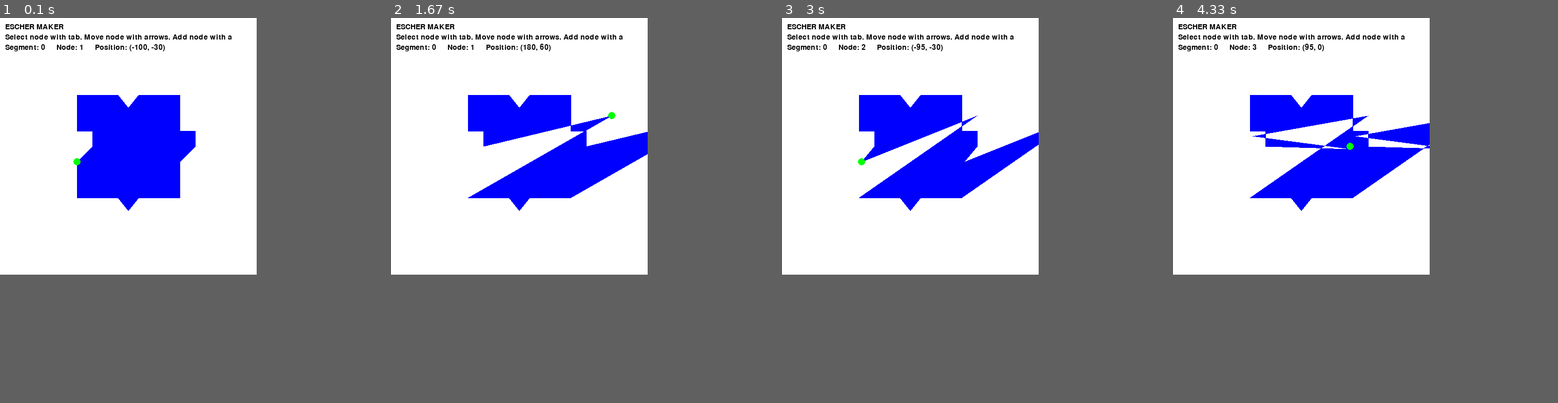
Above: before the commit, frames 1-4 (left to right).
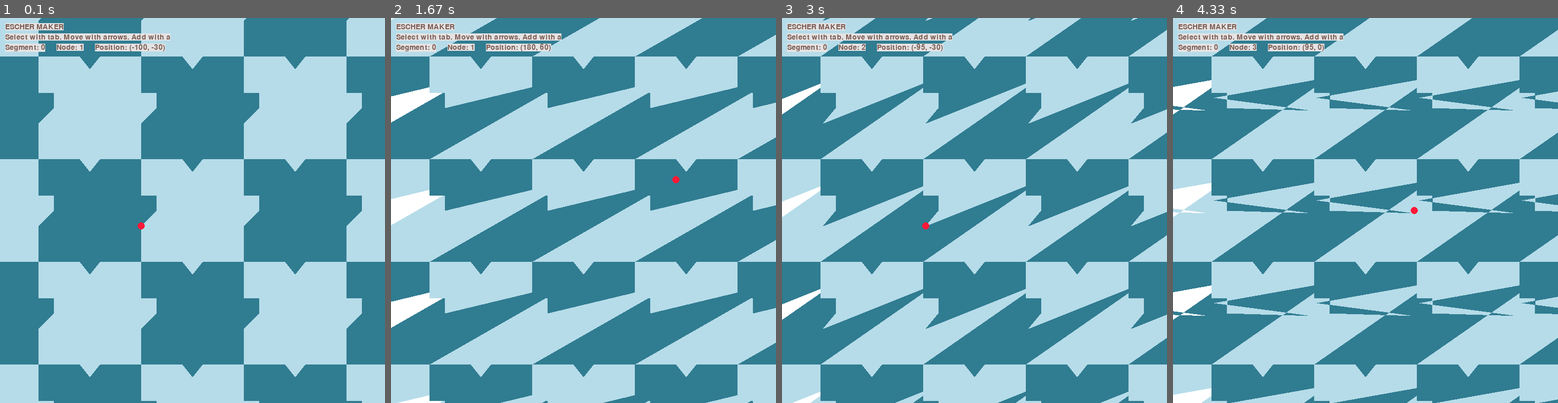
Above: after the commit, the same moments.

Repository: TripleDotDaniel/Escher-maker
Game: pygame game, started from escher-pygame.py
The game is run twice, just before and just after one commit, with the same random seed, the same clock (stepped at 60 frames per second) and the same inputs.
Inputs:
- Up to frame 1 (0.1 s): no input
- Up to frame 2 (1.67 s): hold Right 0.33-0.8 s; hold Up 0.83-1.13 s; hold Right 1.17-1.63 s
- Up to frame 3 (3 s): hold Left 1.67-2.2 s; tap A at 1.82 s; hold Down 2.23-2.53 s; hold Left 2.57-2.97 s
- Up to frame 4 (4.33 s): hold Up 3-3.37 s; tap A at 3.15 s; hold Right 3.4-4.03 s; hold Down from 4.07 s (still down)
In our replay, the window is 500x500 before the commit and 750x750 after it. These sizes can differ from the game's own. Grey fills any space a smaller window leaves; there, only what the larger window draws over its background counts as a difference.

The runs differ from the first frame. In frame 1, 72% of the frame differs, in the area x 0-100%, y 0-100%; in frame 2, 70%; in frame 3, 71%; in frame 4, 71%.

Commit message:
Added repeating background and pastel colors

Diff:
--- a/escher-pygame.py
+++ b/escher-pygame.py
@@ -111,19 +111,28 @@
 # Pygame
 from pygame.locals import (K_UP, K_DOWN, K_LEFT, K_RIGHT, K_a, K_ESCAPE, K_TAB, KEYDOWN, QUIT)
 pygame.init()
-screen = pygame.display.set_mode([500, 500])
+screen = pygame.display.set_mode([750, 750])
 clock = pygame.time.Clock()
 
 # Set colors
+#black = (0,0,0)
+#green = (0,255,0)
+#blue = (0,0,255)
+#greybrown = (139,146,154)
+
 white = (255,255,255)
-black = (0,0,0)
-red = (255,0,0)
-green = (0,255,0)
-blue = (0,0,255)
+red = (255,25,55)
+lightgreenblue = (182,220,233)
+darkgreenblue = (48,124,145)
+greywhite = (229,227,228)
+brown = (123,92,82)
+
+color1 = lightgreenblue
+color2 = darkgreenblue
 
 # Set origin (0, 0) in the center of the screen instead of top-left and flip direction of y-axis
-center_origin = lambda p: (p[0] + screen.get_width() // 2, -p[1] + screen.get_height() // 2)
-center_origins = lambda l: [center_origin(coordinates) for coordinates in l]
+center_origin = lambda p, center: (center[0] + p[0] + screen.get_width() // 2, center[1] - p[1] + screen.get_height() // 2)
+center_origins = lambda l, center: [center_origin(coordinates, center) for coordinates in l]
 
 # Set the start shape
 shape = create_square_shape()
@@ -143,7 +152,7 @@
 
 # Set the texts
 font = pygame.font.Font(pygame.font.get_default_font(), 14)
-draw_text = lambda text, pos: screen.blit(font.render(text, True, black), pos)
+draw_text = lambda text, pos: screen.blit(font.render(text, True, brown, greywhite), pos)
 
 # Start loop
 running = True
@@ -198,11 +207,16 @@
 
 	screen.fill(white)
 
-	pygame.draw.polygon(screen, blue, center_origins(shape_coordinates(shape)))
-	pygame.draw.circle(screen, green, center_origin((selected_node.x, selected_node.y)), 7)
+	color = color1
+	for x_center in range(-400,600,200):
+		for y_center in range(-400,600,200):
+			pygame.draw.polygon(screen, color, center_origins(shape_coordinates(shape), (x_center,y_center)))
+			color = color2 if color == color1 else color1
+
+	pygame.draw.circle(screen, red, center_origin((selected_node.x, selected_node.y), (0,0)), 7)
 
 	draw_text("ESCHER MAKER", (10, 10))
-	draw_text("Select node with tab. Move node with arrows. Add node with a", (10, 30))
+	draw_text("Select with tab. Move with arrows. Add with a", (10, 30))
 	draw_text(f"Segment: {selected_segment_id}", (10, 50))
 	draw_text(f"Node: {selected_node_id}", (110, 50))
 	draw_text(f"Position: ({selected_node.x}, {selected_node.y})", (185, 50))
